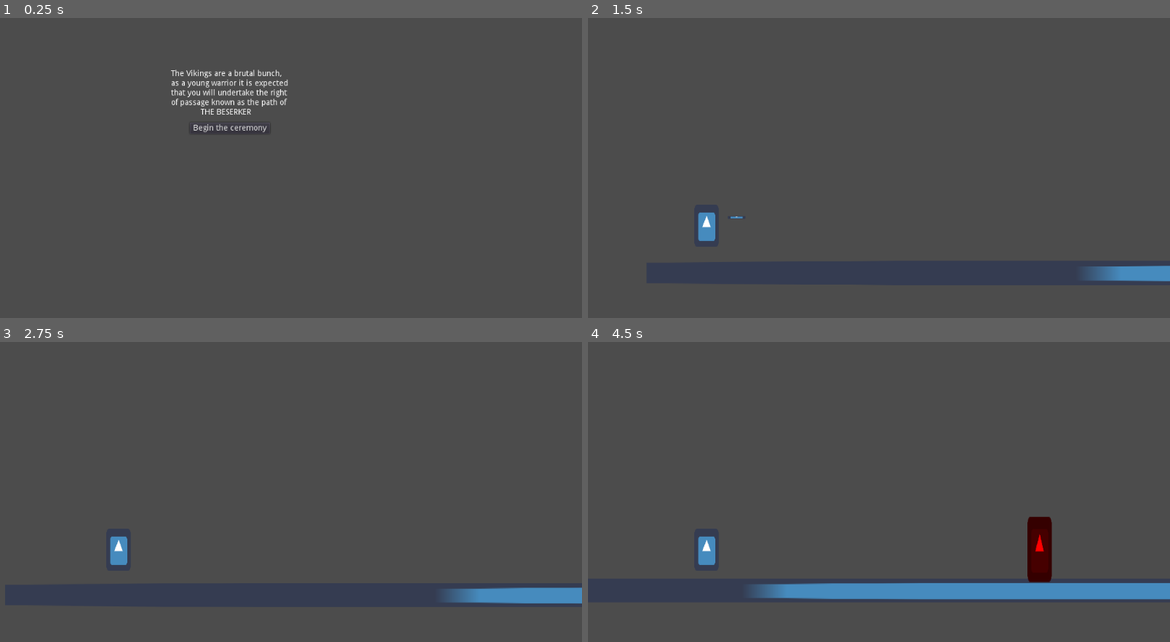
Above: before the commit, frames 1-4 (two rows, left to right).
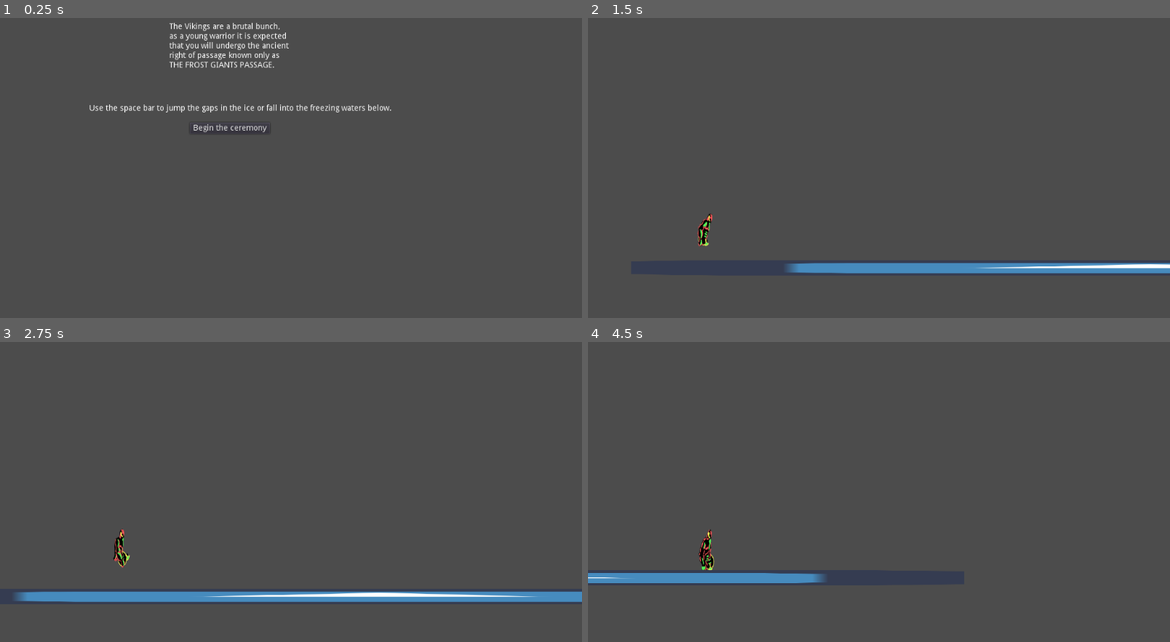
Above: after the commit, the same moments.

Repository: HillTopRhythm/PASSAGE-ECGJ
Game: Godot game, scene res://start screen.tscn
Same seed, same stepped clock (60 frames per second), same inputs: the game is played once before the commit and once after it. The engine's default icon, where the game draws it, is replaced by a stand-in: a white triangle on a blue panel in a dark square.
Inputs:
- Up to frame 1 (0.25 s): no input
- Up to frame 2 (1.5 s): click "Begin the ceremony" at 0.5 s; hold Space (jump) from 1.28 s (still down)
- Up to frame 3 (2.75 s): release Space (jump) at 2.03 s; tap Space (jump) at 2.1, 2.27, 2.57 s
- Up to frame 4 (4.5 s): hold Space (jump) 2.78-3.53 s; tap Space (jump) at 3.6, 3.77, 4.07 s; hold Space (jump) from 4.28 s (still down)

The runs differ from the first frame. In frame 1, 2.3% of the frame differs, in the area x 15-68%, y 1-33%; in frame 2, 2.9%; in frame 3, 3.6%; in frame 4, 6.5%, in the area x 0-100%, y 58-86%.

Commit message:
built game with fail states and start screen.

Diff:
--- a/Passage/Area2D.gd
+++ b/Passage/Area2D.gd
@@ -3,7 +3,7 @@
 # Declare member variables here. Examples:
 # var a = 2
 # var b = "text"
-
+var timer = 2 #wait 2 seconds
 # Called when the node enters the scene tree for the first time.
 func _ready():
 	pass # Replace with function body.
@@ -14,4 +14,13 @@
 
 
 func _on_Area2D_body_entered(body):
+	$Particles2D.emitting = true
+	print("HELLO") 			# Code before the yield
+	# Setting up the yield:
+	var t = Timer.new() 		# Create a new Timer node
+	t.set_wait_time(2) 		# Set the wait time
+	add_child(t)			# Add it to the node tree as the direct child
+	t.start()			# Start it
+	yield(t, "timeout")		# Finally, make the script stop with the yield
+	print("WORLD")
 	get_tree().change_scene("res://start screen.tscn")
--- a/Passage/KinematicBody2D.gd
+++ b/Passage/KinematicBody2D.gd
@@ -10,3 +10,7 @@
 	velocity.y += gravity * delta
 	velocity.x = move_speed
 	velocity = move_and_slide(velocity, movement)
+
+
+func _on_Area2D_area_entered(area):
+	velocity.x = 0
--- a/Passage/arrow.tscn
+++ b/Passage/arrow.tscn
@@ -1,7 +1,7 @@
 [gd_scene load_steps=4 format=2]
 
 [ext_resource path="res://KinematicBody2D.gd" type="Script" id=1]
-[ext_resource path="res://icon.png" type="Texture" id=2]
+[ext_resource path="res://Arrow_Sprite.png" type="Texture" id=2]
 
 [sub_resource type="RectangleShape2D" id=1]
 extents = Vector2( 20.0038, 3.24376 )
@@ -15,9 +15,15 @@
 [node name="KinematicBody2D" type="KinematicBody2D" parent="."]
 script = ExtResource( 1 )
 
-[node name="CollisionShape2D" type="CollisionShape2D" parent="KinematicBody2D"]
+[node name="Area2D" type="Area2D" parent="KinematicBody2D"]
+position = Vector2( -23.4533, 0 )
+
+[node name="CollisionShape2D" type="CollisionShape2D" parent="KinematicBody2D/Area2D"]
+position = Vector2( 23.4533, 0 )
 shape = SubResource( 1 )
 
 [node name="Sprite" type="Sprite" parent="KinematicBody2D"]
-scale = Vector2( 0.720001, 0.12 )
+scale = Vector2( 0.0800013, 0.120839 )
 texture = ExtResource( 2 )
+
+[connection signal="area_entered" from="KinematicBody2D/Area2D" to="KinematicBody2D" method="_on_Area2D_area_entered"]
--- a/Passage/main scene.tscn
+++ b/Passage/main scene.tscn
@@ -1,35 +1,132 @@
-[gd_scene load_steps=9 format=2]
+[gd_scene load_steps=15 format=2]
 
 [ext_resource path="res://player.gd" type="Script" id=1]
-[ext_resource path="res://icon.png" type="Texture" id=2]
-[ext_resource path="res://arrow.tscn" type="PackedScene" id=3]
-[ext_resource path="res://enemy.tscn" type="PackedScene" id=4]
-[ext_resource path="res://Area2D.gd" type="Script" id=5]
+[ext_resource path="res://CH_Viking_SS.png" type="Texture" id=2]
+[ext_resource path="res://icon.png" type="Texture" id=3]
+[ext_resource path="res://Area2D.gd" type="Script" id=4]
+
+[sub_resource type="RectangleShape2D" id=1]
+extents = Vector2( 29.1588, 55.4017 )
+
+[sub_resource type="Animation" id=5]
+resource_name = "Jump-anim"
+tracks/0/type = "value"
+tracks/0/path = NodePath("Sprite:region_rect")
+tracks/0/interp = 1
+tracks/0/loop_wrap = true
+tracks/0/imported = false
+tracks/0/enabled = true
+tracks/0/keys = {
+"times": PoolRealArray(  ),
+"transitions": PoolRealArray(  ),
+"update": 0,
+"values": [  ]
+}
+tracks/1/type = "value"
+tracks/1/path = NodePath("Sprite:frame")
+tracks/1/interp = 1
+tracks/1/loop_wrap = true
+tracks/1/imported = false
+tracks/1/enabled = true
+tracks/1/keys = {
+"times": PoolRealArray( 0, 0.2, 0.4, 0.6 ),
+"transitions": PoolRealArray( 1, 1, 1, 1 ),
+"update": 1,
+"values": [ 8, 9, 10, 11 ]
+}
+
+[sub_resource type="Animation" id=4]
+resource_name = "run"
+length = 0.8
+step = 0.2
+tracks/0/type = "value"
+tracks/0/path = NodePath("Sprite:region_rect")
+tracks/0/interp = 1
+tracks/0/loop_wrap = true
+tracks/0/imported = false
+tracks/0/enabled = true
+tracks/0/keys = {
+"times": PoolRealArray(  ),
+"transitions": PoolRealArray(  ),
+"update": 0,
+"values": [  ]
+}
+tracks/1/type = "value"
+tracks/1/path = NodePath("Sprite:frame")
+tracks/1/interp = 1
+tracks/1/loop_wrap = true
+tracks/1/imported = false
+tracks/1/enabled = true
+tracks/1/keys = {
+"times": PoolRealArray( 0, 0.2, 0.4, 0.6 ),
+"transitions": PoolRealArray( 1, 1, 1, 1 ),
+"update": 1,
+"values": [ 0, 1, 2, 3 ]
+}
 
 [sub_resource type="RectangleShape2D" id=2]
-extents = Vector2( 29.1588, 55.4017 )
+extents = Vector2( 288.381, 10 )
 
 [sub_resource type="RectangleShape2D" id=3]
-extents = Vector2( 288.381, 10 )
-
-[sub_resource type="RectangleShape2D" id=4]
+
+[sub_resource type="Curve" id=6]
+max_value = 200.0
+_data = [ Vector2( 0, 1 ), 0.0, 0.0, 0, 0, Vector2( 1, 1 ), 0.0, 0.0, 0, 0 ]
+
+[sub_resource type="CurveTexture" id=7]
+curve = SubResource( 6 )
+
+[sub_resource type="Curve" id=8]
+min_value = -200.0
+max_value = 200.0
+_data = [ Vector2( 0, 1 ), 0.0, 0.0, 0, 0, Vector2( 0.167432, 44 ), 0.0, 0.0, 0, 0 ]
+
+[sub_resource type="CurveTexture" id=9]
+curve = SubResource( 8 )
+
+[sub_resource type="ParticlesMaterial" id=10]
+emission_shape = 1
+emission_sphere_radius = 1.0
+flag_disable_z = true
+spread = 0.0
+initial_velocity = 123.7
+initial_velocity_random = 0.37
+angular_velocity = 1.68156e-044
+orbit_velocity = 0.0
+orbit_velocity_random = 0.4
+tangential_accel = 54.58
+tangential_accel_random = 1.0
+tangential_accel_curve = SubResource( 9 )
+angle = 434.0
+scale = 2.0
+scale_random = 1.0
+hue_variation = -0.1
+anim_speed = 2.4
+anim_speed_random = 1.0
+anim_speed_curve = SubResource( 7 )
+anim_offset = 1.0
 
 [node name="main scene" type="Node2D"]
 
 [node name="player" type="KinematicBody2D" parent="."]
-position = Vector2( 50.5015, 207.233 )
+position = Vector2( 53.282, 325.603 )
 script = ExtResource( 1 )
 __meta__ = {
 "_edit_group_": true
 }
 
 [node name="CollisionShape2D" type="CollisionShape2D" parent="player"]
-shape = SubResource( 2 )
+shape = SubResource( 1 )
 
 [node name="Sprite" type="Sprite" parent="player"]
 position = Vector2( 0, 0.58316 )
 scale = Vector2( 1, 1.74719 )
 texture = ExtResource( 2 )
+vframes = 3
+hframes = 4
+frame = 3
+region_enabled = true
+region_rect = Rect2( 0, 0, 256, 193.19 )
 
 [node name="Camera2D" type="Camera2D" parent="player"]
 position = Vector2( 455.252, -109.186 )
@@ -44,20 +141,21 @@
 collision_mask = 3
 collide_with_areas = true
 
-[node name="arrow" parent="." instance=ExtResource( 3 )]
-position = Vector2( 1411.17, 54.4501 )
+[node name="AnimationPlayer" type="AnimationPlayer" parent="player"]
+anims/Jump-anim = SubResource( 5 )
+anims/run = SubResource( 4 )
 
 [node name="ground" type="StaticBody2D" parent="."]
 editor/display_folded = true
-position = Vector2( 3786.04, 392.336 )
-scale = Vector2( 13.0177, 1 )
+position = Vector2( 1306.12, 407.064 )
+scale = Vector2( 4.60018, 0.622937 )
 __meta__ = {
 "_edit_group_": true
 }
 
 [node name="CollisionShape2D" type="CollisionShape2D" parent="ground"]
 position = Vector2( -0.684631, 2.44221 )
-shape = SubResource( 3 )
+shape = SubResource( 2 )
 __meta__ = {
 "_edit_group_": true
 }
@@ -65,22 +163,22 @@
 [node name="Sprite" type="Sprite" parent="ground"]
 position = Vector2( 0.869904, 23.2953 )
 scale = Vector2( 9.16, 1 )
-texture = ExtResource( 2 )
+texture = ExtResource( 3 )
 __meta__ = {
 "_edit_group_": true
 }
 
 [node name="ground2" type="StaticBody2D" parent="."]
 editor/display_folded = true
-position = Vector2( 12269, 419.21 )
-scale = Vector2( 13.0177, 1 )
+position = Vector2( 4592.17, 412.643 )
+scale = Vector2( 4.60018, 0.622937 )
 __meta__ = {
 "_edit_group_": true
 }
 
 [node name="CollisionShape2D" type="CollisionShape2D" parent="ground2"]
 position = Vector2( -0.684631, 2.44221 )
-shape = SubResource( 3 )
+shape = SubResource( 2 )
 __meta__ = {
 "_edit_group_": true
 }
@@ -88,20 +186,416 @@
 [node name="Sprite" type="Sprite" parent="ground2"]
 position = Vector2( 0.869904, 23.2953 )
 scale = Vector2( 9.16, 1 )
-texture = ExtResource( 2 )
-__meta__ = {
-"_edit_group_": true
-}
-
-[node name="enemy" parent="." instance=ExtResource( 4 )]
-position = Vector2( 1900.51, 306.674 )
-
-[node name="Area2D" type="Area2D" parent="."]
-position = Vector2( 8056.18, 490.279 )
-script = ExtResource( 5 )
-
-[node name="CollisionShape2D" type="CollisionShape2D" parent="Area2D"]
-scale = Vector2( 44.32, 4.76 )
-shape = SubResource( 4 )
-
-[connection signal="body_entered" from="Area2D" to="Area2D" method="_on_Area2D_body_entered"]
+texture = ExtResource( 3 )
+__meta__ = {
+"_edit_group_": true
+}
+
+[node name="ground3" type="StaticBody2D" parent="."]
+editor/display_folded = true
+position = Vector2( 8094.05, 397.655 )
+scale = Vector2( 4.60018, 0.622937 )
+__meta__ = {
+"_edit_group_": true
+}
+
+[node name="CollisionShape2D" type="CollisionShape2D" parent="ground3"]
+position = Vector2( -0.684631, 2.44221 )
+shape = SubResource( 2 )
+__meta__ = {
+"_edit_group_": true
+}
+
+[node name="Sprite" type="Sprite" parent="ground3"]
+position = Vector2( 0.869904, 23.2953 )
+scale = Vector2( 9.16, 1 )
+texture = ExtResource( 3 )
+__meta__ = {
+"_edit_group_": true
+}
+
+[node name="ground4" type="StaticBody2D" parent="."]
+editor/display_folded = true
+position = Vector2( 10887.5, 398.181 )
+scale = Vector2( 2.96018, 0.622937 )
+__meta__ = {
+"_edit_group_": true
+}
+
+[node name="CollisionShape2D" type="CollisionShape2D" parent="ground4"]
+position = Vector2( -0.684631, 2.44221 )
+shape = SubResource( 2 )
+__meta__ = {
+"_edit_group_": true
+}
+
+[node name="Sprite" type="Sprite" parent="ground4"]
+position = Vector2( 0.869904, 23.2953 )
+scale = Vector2( 9.16, 1 )
+texture = ExtResource( 3 )
+__meta__ = {
+"_edit_group_": true
+}
+
+[node name="ground5" type="StaticBody2D" parent="."]
+editor/display_folded = true
+position = Vector2( 13247.2, 407.256 )
+scale = Vector2( 2.96018, 0.622937 )
+__meta__ = {
+"_edit_group_": true
+}
+
+[node name="CollisionShape2D" type="CollisionShape2D" parent="ground5"]
+position = Vector2( -0.684631, 2.44221 )
+shape = SubResource( 2 )
+__meta__ = {
+"_edit_group_": true
+}
+
+[node name="Sprite" type="Sprite" parent="ground5"]
+position = Vector2( 0.869904, 23.2953 )
+scale = Vector2( 9.16, 1 )
+texture = ExtResource( 3 )
+__meta__ = {
+"_edit_group_": true
+}
+
+[node name="ground6" type="StaticBody2D" parent="."]
+editor/display_folded = true
+position = Vector2( 15774.1, 466.894 )
+scale = Vector2( 2.96018, 0.622937 )
+__meta__ = {
+"_edit_group_": true
+}
+
+[node name="CollisionShape2D" type="CollisionShape2D" parent="ground6"]
+position = Vector2( -0.684631, 2.44221 )
+shape = SubResource( 2 )
+__meta__ = {
+"_edit_group_": true
+}
+
+[node name="Sprite" type="Sprite" parent="ground6"]
+position = Vector2( 0.869904, 23.2953 )
+scale = Vector2( 9.16, 1 )
+texture = ExtResource( 3 )
+__meta__ = {
+"_edit_group_": true
+}
+
+[node name="ground7" type="StaticBody2D" parent="."]
+editor/display_folded = true
+position = Vector2( 18365.9, 451.278 )
+scale = Vector2( 2.96018, 0.622937 )
+__meta__ = {
+"_edit_group_": true
+}
+
+[node name="CollisionShape2D" type="CollisionShape2D" parent="ground7"]
+position = Vector2( -0.684631, 2.44221 )
+shape = SubResource( 2 )
+__meta__ = {
+"_edit_group_": true
+}
+
+[node name="Sprite" type="Sprite" parent="ground7"]
+position = Vector2( 0.869904, 23.2953 )
+scale = Vector2( 9.16, 1 )
+texture = ExtResource( 3 )
+__meta__ = {
+"_edit_group_": true
+}
+
+[node name="ground8" type="StaticBody2D" parent="."]
+editor/display_folded = true
+position = Vector2( 21259.6, 457.63 )
+scale = Vector2( 2.20019, 0.622937 )
+__meta__ = {
+"_edit_group_": true
+}
+
+[node name="CollisionShape2D" type="CollisionShape2D" parent="ground8"]
+position = Vector2( -0.684631, 2.44221 )
+shape = SubResource( 2 )
+__meta__ = {
+"_edit_group_": true
+}
+
+[node name="Sprite" type="Sprite" parent="ground8"]
+position = Vector2( 0.869904, 23.2953 )
+scale = Vector2( 9.16, 1 )
+texture = ExtResource( 3 )
+__meta__ = {
+"_edit_group_": true
+}
+
+[node name="ground9" type="StaticBody2D" parent="."]
+editor/display_folded = true
+position = Vector2( 23682.6, 495.707 )
+scale = Vector2( 2.20019, 0.622937 )
+__meta__ = {
+"_edit_group_": true
+}
+
+[node name="CollisionShape2D" type="CollisionShape2D" parent="ground9"]
+position = Vector2( -0.684631, 2.44221 )
+shape = SubResource( 2 )
+__meta__ = {
+"_edit_group_": true
+}
+
+[node name="Sprite" type="Sprite" parent="ground9"]
+position = Vector2( 0.869904, 23.2953 )
+scale = Vector2( 9.16, 1 )
+texture = ExtResource( 3 )
+__meta__ = {
+"_edit_group_": true
+}
+
+[node name="ground10" type="StaticBody2D" parent="."]
+editor/display_folded = true
+position = Vector2( 25946.2, 539.102 )
+scale = Vector2( 2.20019, 0.622937 )
+__meta__ = {
+"_edit_group_": true
+}
+
+[node name="CollisionShape2D" type="CollisionShape2D" parent="ground10"]
+position = Vector2( -0.684631, 2.44221 )
+shape = SubResource( 2 )
+__meta__ = {
+"_edit_group_": true
+}
+
+[node name="Sprite" type="Sprite" parent="ground10"]
+position = Vector2( 0.869904, 23.2953 )
+scale = Vector2( 9.16, 1 )
+texture = ExtResource( 3 )
+__meta__ = {
+"_edit_group_": true
+}
+
+[node name="ground11" type="StaticBody2D" parent="."]
+editor/display_folded = true
+position = Vector2( 27151.2, 361.687 )
+rotation = -0.299501
+scale = Vector2( 2.20019, 0.622937 )
+__meta__ = {
+"_edit_group_": true
+}
+
+[node name="CollisionShape2D" type="CollisionShape2D" parent="ground11"]
+position = Vector2( -0.684631, 2.44221 )
+shape = SubResource( 2 )
+__meta__ = {
+"_edit_group_": true
+}
+
+[node name="Sprite" type="Sprite" parent="ground11"]
+position = Vector2( 0.869904, 23.2953 )
+scale = Vector2( 9.16, 1 )
+texture = ExtResource( 3 )
+__meta__ = {
+"_edit_group_": true
+}
+
+[node name="kill box" type="Area2D" parent="."]
+editor/display_folded = true
+position = Vector2( 2906.93, 490.156 )
+script = ExtResource( 4 )
+
+[node name="CollisionShape2D" type="CollisionShape2D" parent="kill box"]
+scale = Vector2( 44.32, 4.76 )
+shape = SubResource( 3 )
+
+[node name="Particles2D" type="Particles2D" parent="kill box"]
+position = Vector2( 217.583, -39.0533 )
+rotation = -1.53811
+scale = Vector2( 2.29041, 8.4079 )
+emitting = false
+amount = 120
+one_shot = true
+speed_scale = 3.0
+explosiveness = 0.23
+randomness = 1.0
+process_material = SubResource( 10 )
+
+[node name="kill box2" type="Area2D" parent="."]
+editor/display_folded = true
+position = Vector2( 6429.46, 482.633 )
+script = ExtResource( 4 )
+
+[node name="CollisionShape2D" type="CollisionShape2D" parent="kill box2"]
+scale = Vector2( 44.32, 4.76 )
+shape = SubResource( 3 )
+
+[node name="Particles2D" type="Particles2D" parent="kill box2"]
+position = Vector2( 217.583, -39.0533 )
+rotation = -1.53811
+scale = Vector2( 2.29041, 8.4079 )
+emitting = false
+amount = 120
+one_shot = true
+speed_scale = 3.0
+explosiveness = 0.23
+randomness = 1.0
+process_material = SubResource( 10 )
+
+[node name="kill box3" type="Area2D" parent="."]
+editor/display_folded = true
+position = Vector2( 9707.82, 472.577 )
+script = ExtResource( 4 )
+
+[node name="CollisionShape2D" type="CollisionShape2D" parent="kill box3"]
+scale = Vector2( 44.32, 4.76 )
+shape = SubResource( 3 )
+
+[node name="Particles2D" type="Particles2D" parent="kill box3"]
+position = Vector2( 217.583, -39.0533 )
+rotation = -1.53811
+scale = Vector2( 2.29041, 8.4079 )
+emitting = false
+amount = 120
+one_shot = true
+speed_scale = 3.0
+explosiveness = 0.23
+randomness = 1.0
+process_material = SubResource( 10 )
+
+[node name="kill box4" type="Area2D" parent="."]
+editor/display_folded = true
+position = Vector2( 12030.8, 482.633 )
+script = ExtResource( 4 )
+
+[node name="CollisionShape2D" type="CollisionShape2D" parent="kill box4"]
+scale = Vector2( 44.32, 4.76 )
+shape = SubResource( 3 )
+
+[node name="Particles2D" type="Particles2D" parent="kill box4"]
+position = Vector2( 217.583, -39.0533 )
+rotation = -1.53811
+scale = Vector2( 2.29041, 8.4079 )
+emitting = false
+amount = 120
+one_shot = true
+speed_scale = 3.0
+explosiveness = 0.23
+randomness = 1.0
+process_material = SubResource( 10 )
+
+[node name="kill box5" type="Area2D" parent="."]
+editor/display_folded = true
+position = Vector2( 14547.1, 532.717 )
+script = ExtResource( 4 )
+
+[node name="CollisionShape2D" type="CollisionShape2D" parent="kill box5"]
+scale = Vector2( 44.32, 4.76 )
+shape = SubResource( 3 )
+
+[node name="Particles2D" type="Particles2D" parent="kill box5"]
+position = Vector2( 217.583, -39.0533 )
+rotation = -1.53811
+scale = Vector2( 2.29041, 8.4079 )
+emitting = false
+amount = 120
+one_shot = true
+speed_scale = 3.0
+explosiveness = 0.23
+randomness = 1.0
+process_material = SubResource( 10 )
+
+[node name="kill box6" type="Area2D" parent="."]
+editor/display_folded = true
+position = Vector2( 17154.4, 532.663 )
+script = ExtResource( 4 )
+
+[node name="CollisionShape2D" type="CollisionShape2D" parent="kill box6"]
+scale = Vector2( 44.32, 4.76 )
+shape = SubResource( 3 )
+
+[node name="Particles2D" type="Particles2D" parent="kill box6"]
+position = Vector2( 217.583, -39.0533 )
+rotation = -1.53811
+scale = Vector2( 2.29041, 8.4079 )
+emitting = false
+amount = 120
+one_shot = true
+speed_scale = 3.0
+explosiveness = 0.23
+randomness = 1.0
+process_material = SubResource( 10 )
+
+[node name="kill box7" type="Area2D" parent="."]
+editor/display_folded = true
+position = Vector2( 20376.8, 531.426 )
+script = ExtResource( 4 )
+
+[node name="CollisionShape2D" type="CollisionShape2D" parent="kill box7"]
+scale = Vector2( 44.32, 4.76 )
+shape = SubResource( 3 )
+
+[node name="Particles2D" type="Particles2D" parent="kill box7"]
+position = Vector2( 217.583, -39.0533 )
+rotation = -1.53811
+scale = Vector2( 2.29041, 8.4079 )
+emitting = false
+amount = 120
+one_shot = true
+speed_scale = 3.0
+explosiveness = 0.23
+randomness = 1.0
+process_material = SubResource( 10 )
+
+[node name="kill box8" type="Area2D" parent="."]
+editor/display_folded = true
+position = Vector2( 22799.9, 569.504 )
+script = ExtResource( 4 )
+
+[node name="CollisionShape2D" type="CollisionShape2D" parent="kill box8"]
+scale = Vector2( 44.32, 4.76 )
+shape = SubResource( 3 )
+
+[node name="Particles2D" type="Particles2D" parent="kill box8"]
+position = Vector2( 217.583, -39.0533 )
+rotation = -1.53811
+scale = Vector2( 2.29041, 8.4079 )
+emitting = false
+amount = 120
+one_shot = true
+speed_scale = 3.0
+explosiveness = 0.23
+randomness = 1.0
+process_material = SubResource( 10 )
+
+[node name="kill box9" type="Area2D" parent="."]
+position = Vector2( 25029.6, 625.725 )
+script = ExtResource( 4 )
+__meta__ = {
+"_edit_group_": true
+}
+
+[node name="CollisionShape2D" type="CollisionShape2D" parent="kill box9"]
+scale = Vector2( 44.32, 4.76 )
+shape = SubResource( 3 )
+
+[node name="Particles2D" type="Particles2D" parent="kill box9"]
+position = Vector2( 217.583, -39.0533 )
+rotation = -1.53811
+scale = Vector2( 2.29041, 8.4079 )
+emitting = false
+amount = 120
+one_shot = true
+speed_scale = 3.0
+explosiveness = 0.23
+randomness = 1.0
+process_material = SubResource( 10 )
+
+[connection signal="body_entered" from="kill box" to="kill box" method="_on_Area2D_body_entered"]
+[connection signal="body_entered" from="kill box2" to="kill box2" method="_on_Area2D_body_entered"]
+[connection signal="body_entered" from="kill box3" to="kill box3" method="_on_Area2D_body_entered"]
+[connection signal="body_entered" from="kill box4" to="kill box4" method="_on_Area2D_body_entered"]
+[connection signal="body_entered" from="kill box5" to="kill box5" method="_on_Area2D_body_entered"]
+[connection signal="body_entered" from="kill box6" to="kill box6" method="_on_Area2D_body_entered"]
+[connection signal="body_entered" from="kill box7" to="kill box7" method="_on_Area2D_body_entered"]
+[connection signal="body_entered" from="kill box8" to="kill box8" method="_on_Area2D_body_entered"]
+[connection signal="body_entered" from="kill box9" to="kill box9" method="_on_Area2D_body_entered"]
--- a/Passage/player.gd
+++ b/Passage/player.gd
@@ -3,25 +3,20 @@
 
 const movement = Vector2(0,-1)
 var velocity = Vector2()
-export var move_speed = 210
-var gravity = 500
+export var move_speed = 250
+var gravity = 600
 var jump_power = -250
-var is_grounded
-onready var raycasts = $raycasts
 # Called when the node enters the scene tree for the first time.
 func _physics_process(delta):
 	velocity.y += gravity * delta
 	velocity.x += lerp(velocity.x, move_speed * delta, 1)
 	clamp(velocity.x, 0, 2000)
 	velocity = move_and_slide(velocity, movement)
-	is_grounded = _check_is_grounded()
+	if is_on_floor():
+		$AnimationPlayer.play("run")
+
 
 func _input(event):
 	if event.is_action_pressed("jump") && is_on_floor():
 		velocity.y = jump_power
-
-func _check_is_grounded():
-	for raycast in raycasts.get_children():
-		if raycast.is_colliding():
-			return true
-	return false
+		$AnimationPlayer.play("Jump-anim")
--- a/Passage/start screen.tscn
+++ b/Passage/start screen.tscn
@@ -5,15 +5,22 @@
 [node name="start screen" type="Node2D"]
 
 [node name="Label" type="Label" parent="."]
-margin_left = 301.267
-margin_top = 97.6329
-margin_right = 341.267
-margin_bottom = 111.633
+margin_left = 298.172
+margin_top = 14.8386
+margin_right = 504.172
+margin_bottom = 96.8386
 text = "The Vikings are a brutal bunch,
 as a young warrior it is expected
-that you will undertake the right
-of passage known as the path of
-             THE BESERKER"
+that you will undergo the ancient
+right of passage known only as
+THE FROST GIANTS PASSAGE."
+
+[node name="Label" type="Label" parent="Label"]
+margin_left = -140.828
+margin_top = 143.923
+margin_right = 391.172
+margin_bottom = 157.923
+text = "Use the space bar to jump the gaps in the ice or fall into the freezing waters below."
 
 [node name="Button" type="Button" parent="."]
 margin_left = 334.273
Binary file added: Passage/Arrow_Sprite.png
Not shown, added: Passage/Arrow_Sprite.png.import
Binary file added: Passage/CH_Viking_SS.png
Not shown, added: Passage/CH_Viking_SS.png.import
